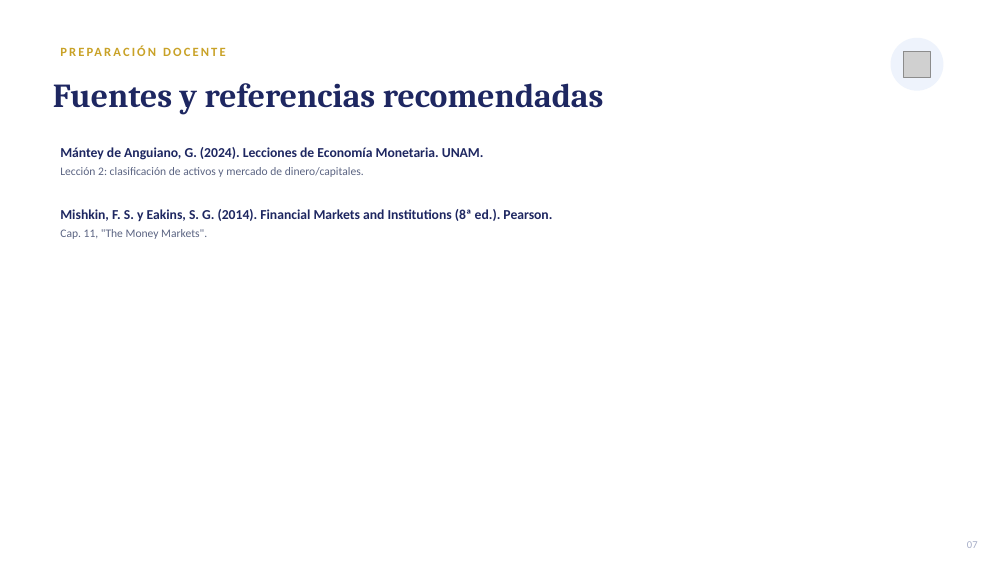
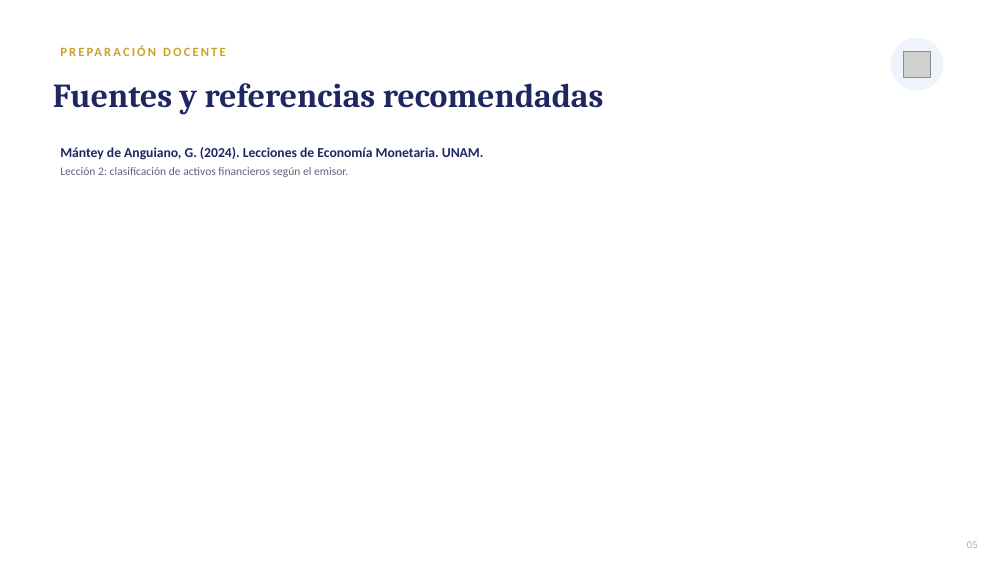
Before and after one commit to LoMarrujo/notes_mercados_dc, a slide deck: slide 5 of notas_unidades/unidad1/2_clasificacion_activos.pptx (slide 7 before the commit). Drawn at 1008x567 pixels with LibreOffice and Linux fonts; fonts in the diff are those of the drawing; grey boxes stand for pictures. Boxes give left, top, right and bottom in pixels: in the first picture for what was removed or moved away, otherwise in the second. Text is boxed around its words. In the diff, an @@ line names an element or a change of style, - is before the commit and + after.

```diff
--- a/notas_unidades/unidad1/2_clasificacion_activos.pptx
+++ b/notas_unidades/unidad1/2_clasificacion_activos.pptx
@@ text at (60, 167, 348, 177): text changed @@
-Lección 2: clasificación de activos y mercado de dinero/capitales.
+Lección 2: clasificación de activos financieros según el emisor.
@@ text removed at (60, 209, 552, 239) @@
-Mishkin, F. S. y Eakins, S. G. (2014). Financial Markets and Institutions (8ª ed.). Pearson.
-Cap. 11, "The Money Markets".
```
Also in this commit, not shown: 5 other slides changed, 2 slides removed, 3 other files.
